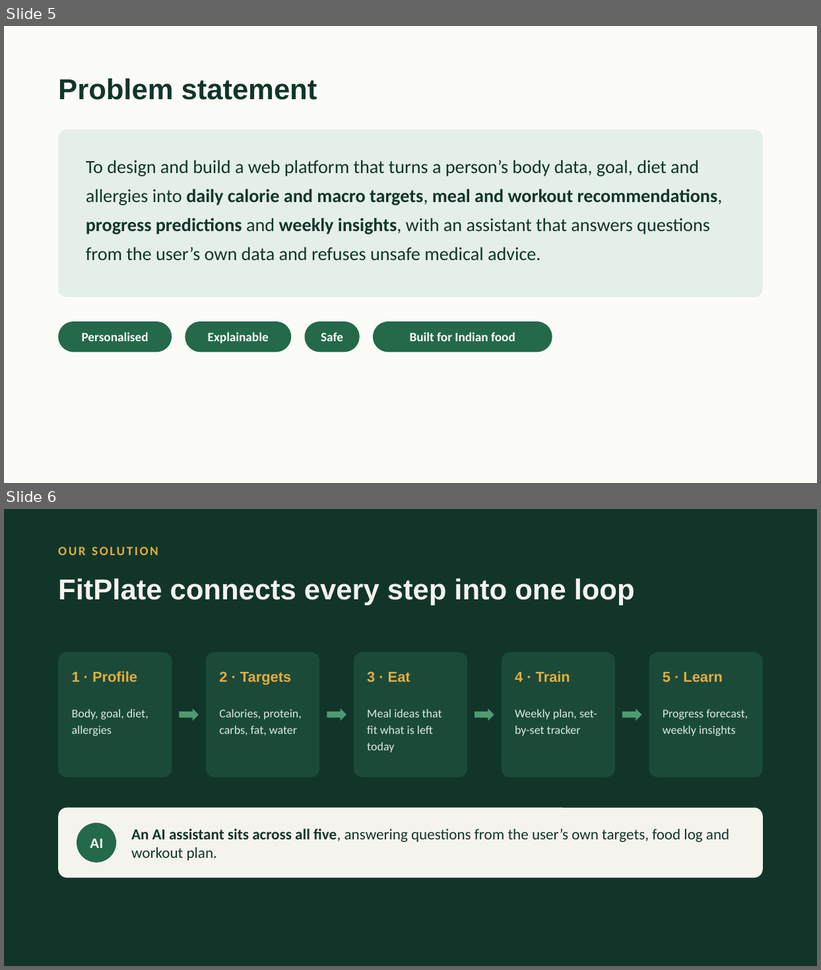
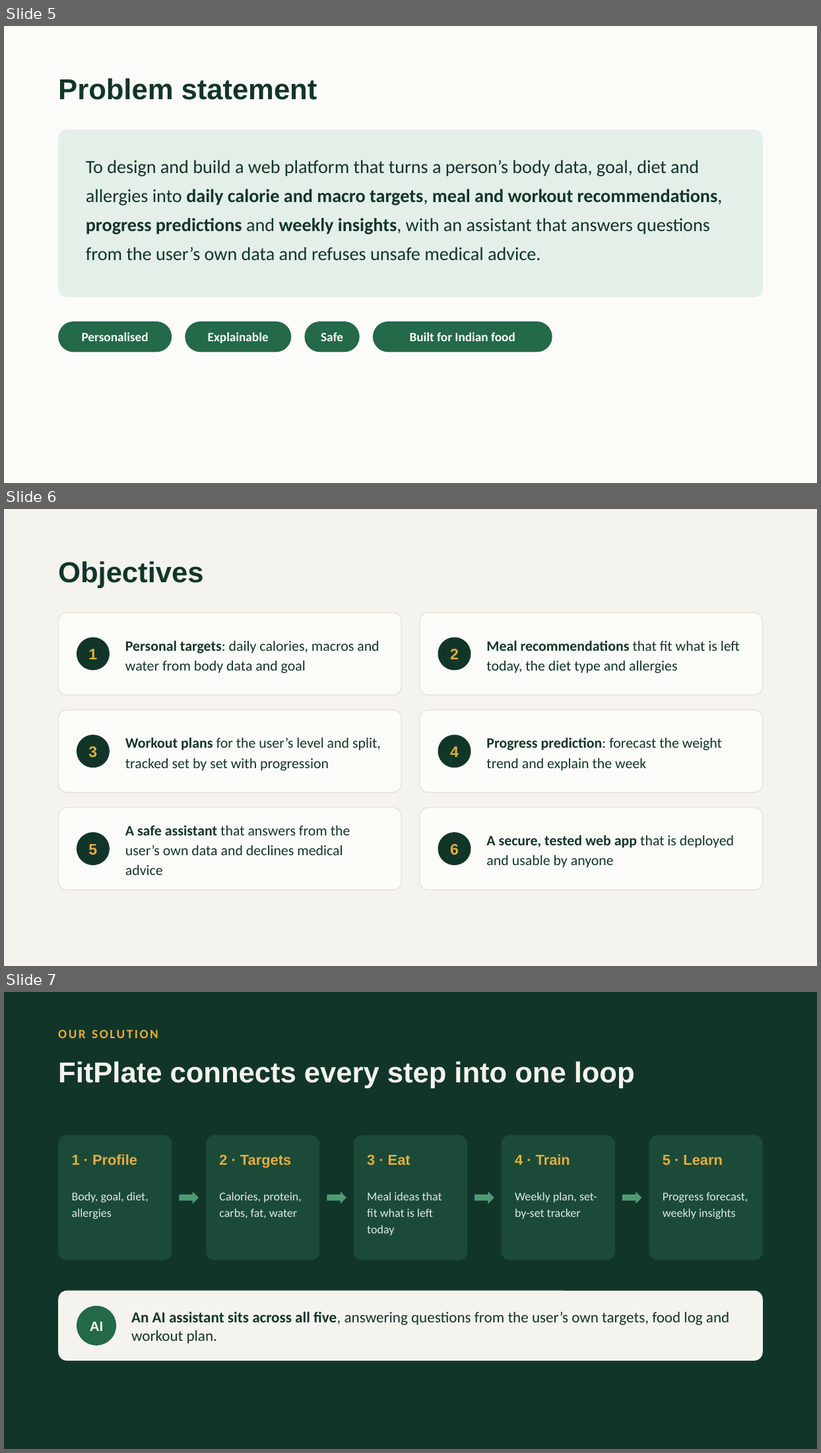
Before and after one commit to Maheshdasi/FitPlate, a slide deck: docs/presentations/FitPlate-First-Review.pptx. Shown one above the other, each under a label of ours: slides 5 and 6 before the commit, slides 5, 6 and 7 after it. The pictures are 821x970 and 821x1453 pixels, drawn with LibreOffice and Linux fonts; fonts in the diff are those of the drawing. Boxes give left, top, right and bottom in pixels: in the first picture for what was removed or moved away, otherwise in the second. Text is boxed around its words. In the diff, an @@ line names an element or a change of style, - is before the commit and + after.

```diff
--- a/docs/presentations/FitPlate-First-Review.pptx
+++ b/docs/presentations/FitPlate-First-Review.pptx
@@ slide 6 added at (x1=4, y1=509, x2=817, y2=966), background #F4F3EE @@
@@ text added at (x1=58, y1=561, x2=203, y2=588), 34 pt, text #12352A, bold @@
+Objectives
@@ rounded rectangle added at (x1=58, y1=613, x2=402, y2=695), fill #FBFBF8, outline #DCDDD3 0.75 pt @@
@@ rounded rectangle added at (x1=420, y1=613, x2=764, y2=695), fill #FBFBF8, outline #DCDDD3 0.75 pt @@
@@ ellipse added at (x1=77, y1=637, x2=110, y2=670), fill #12352A @@
@@ text added at (x1=125, y1=640, x2=379, y2=673), 17 pt, text #12352A @@
+Personal targets: daily calories, macros and water from body data and goal
@@ ellipse added at (x1=438, y1=637, x2=471, y2=670), fill #12352A @@
@@ text added at (x1=486, y1=640, x2=740, y2=673), 17 pt, text #12352A @@
+Meal recommendations that fit what is left today, the diet type and allergies
@@ text added at (x1=88, y1=649, x2=97, y2=659), 18 pt, text #E5AE3C, bold @@
+1
@@ text added at (x1=450, y1=649, x2=459, y2=659), 18 pt, text #E5AE3C, bold @@
+2
@@ rounded rectangle added at (x1=58, y1=710, x2=402, y2=793), fill #FBFBF8, outline #DCDDD3 0.75 pt @@
@@ rounded rectangle added at (x1=420, y1=710, x2=764, y2=793), fill #FBFBF8, outline #DCDDD3 0.75 pt @@
@@ ellipse added at (x1=77, y1=735, x2=110, y2=768), fill #12352A @@
@@ text added at (x1=125, y1=737, x2=381, y2=771), 17 pt, text #12352A @@
+Workout plans for the user’s level and split, tracked set by set with progression
@@ ellipse added at (x1=438, y1=735, x2=471, y2=768), fill #12352A @@
@@ text added at (x1=486, y1=737, x2=722, y2=771), 17 pt, text #12352A @@
+Progress prediction: forecast the weight trend and explain the week
@@ text added at (x1=88, y1=747, x2=97, y2=758), 18 pt, text #E5AE3C, bold @@
+3
@@ text added at (x1=450, y1=747, x2=459, y2=757), 18 pt, text #E5AE3C, bold @@
+4
@@ rounded rectangle added at (x1=58, y1=808, x2=402, y2=890), fill #FBFBF8, outline #DCDDD3 0.75 pt @@
@@ text added at (x1=125, y1=825, x2=350, y2=875), 17 pt, text #12352A @@
+A safe assistant that answers from the user’s own data and declines medical advice
@@ rounded rectangle added at (x1=420, y1=808, x2=764, y2=890), fill #FBFBF8, outline #DCDDD3 0.75 pt @@
@@ ellipse added at (x1=77, y1=832, x2=110, y2=865), fill #12352A @@
@@ text added at (x1=88, y1=844, x2=97, y2=855), 18 pt, text #E5AE3C, bold @@
+5
@@ ellipse added at (x1=438, y1=832, x2=471, y2=865), fill #12352A @@
@@ text added at (x1=450, y1=844, x2=459, y2=855), 18 pt, text #E5AE3C, bold @@
+6
@@ text added at (x1=486, y1=835, x2=734, y2=868), 17 pt, text #12352A @@
+A secure, tested web app that is deployed and usable by anyone
@@ what was slide 6 is now slide 7 @@
```
Also in this commit, not shown: 1 other slide added, 1 slide removed.
